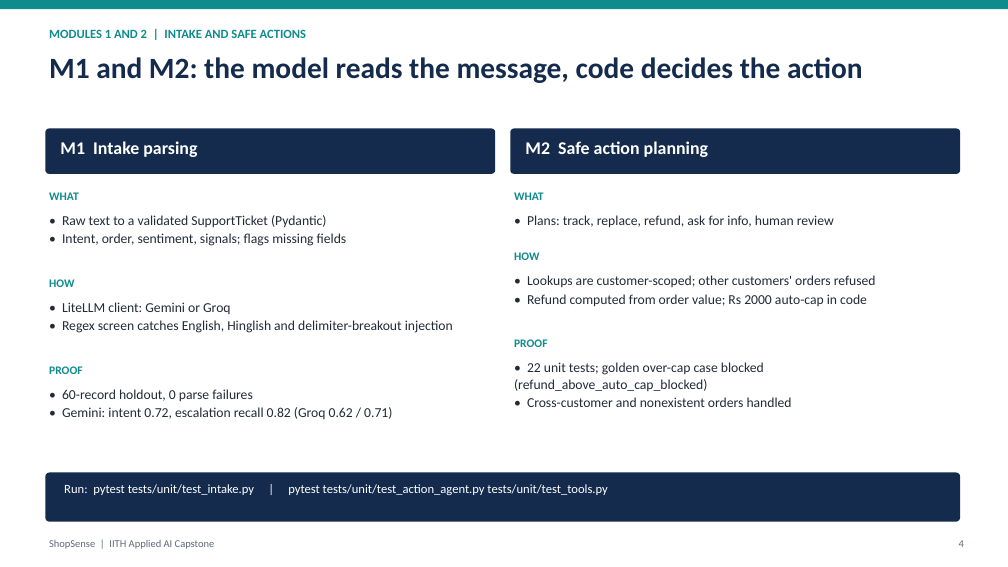
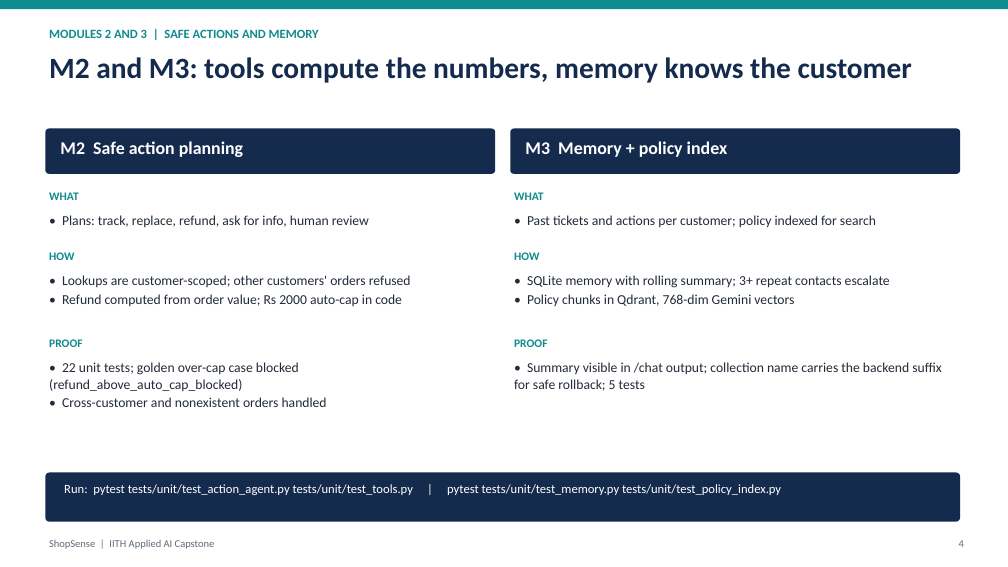
Before and after one commit to abhraj786/iith-ai-capstone-shopsense, a slide deck: slide 4 of docs/deck/iith-ai-capstone-shopsense.pptx. Drawn at 1008x567 pixels with LibreOffice and Linux fonts; fonts in the diff are those of the drawing. Boxes give left, top, right and bottom in pixels: in the first picture for what was removed or moved away, otherwise in the second. Text is boxed around its words. In the diff, an @@ line names an element or a change of style, - is before the commit and + after.

```diff
--- a/docs/deck/iith-ai-capstone-shopsense.pptx
+++ b/docs/deck/iith-ai-capstone-shopsense.pptx
@@ text at (49,29,319,38): text changed @@
-MODULES 1 AND 2 | INTAKE AND SAFE ACTIONS
+MODULES 2 AND 3 | SAFE ACTIONS AND MEMORY
@@ text at (49,57,912,83): text changed @@
-M1 and M2: the model reads the message, code decides the action
+M2 and M3: tools compute the numbers, memory knows the customer
@@ text at (60,141,243,157): text changed @@
-M1 Intake parsing
+M2 Safe action planning
@@ text at (525,141,728,157): text changed @@
-M2 Safe action planning
+M3 Memory + policy index
@@ text at (62,215,369,227): text changed @@
-• Raw text to a validated SupportTicket (Pydantic)
-• Intent, order, sentiment, signals; flags missing fields
+• Plans: track, replace, refund, ask for info, human review
@@ text at (527,215,876,227): text changed @@
-• Plans: track, replace, refund, ask for info, human review
+• Past tickets and actions per customer; policy indexed for search
@@ text "HOW": place and size @@
-text "HOW" at (49,279,74,287)
+text "HOW" at (49,252,74,260)
@@ text at (62,275,411,306): text changed @@
-• LiteLLM client: Gemini or Groq
-• Regex screen catches English, Hinglish and delimiter-breakout injection
+• Lookups are customer-scoped; other customers' orders refused
+• Refund computed from order value; Rs 2000 auto-cap in code
@@ text at (527,275,890,306): text changed @@
-• Lookups are customer-scoped; other customers' orders refused
-• Refund computed from order value; Rs 2000 auto-cap in code
+• SQLite memory with rolling summary; 3+ repeat contacts escalate
+• Policy chunks in Qdrant, 768-dim Gemini vectors
@@ text "PROOF": place and size @@
-text "PROOF" at (49,366,82,374)
+text "PROOF" at (49,339,82,347)
@@ text at (49,362,327,407): text changed @@
-• 60-record holdout, 0 parse failures
-• Gemini: intent 0.72, escalation recall 0.82 (Groq 0.62 / 0.71)
+• 22 unit tests; golden over-cap case blocked (refund_above_auto_cap_blocked)
+• Cross-customer and nonexistent orders handled
@@ text at (514,362,941,391): text changed @@
-• 22 unit tests; golden over-cap case blocked (refund_above_auto_cap_blocked)
-• Cross-customer and nonexistent orders handled
+• Summary visible in /chat output; collection name carries the backend suffix for safe rollback; 5 tests
@@ text at (64,484,781,495): text changed @@
-Run: pytest tests/unit/test_intake.py | pytest tests/unit/test_action_agent.py tests/unit/test_tools.py
+Run: pytest tests/unit/test_action_agent.py tests/unit/test_tools.py | pytest tests/unit/test_memory.py tests/unit/test_policy_index.py
```
Also in this commit, not shown: 3 other slides changed, 1 slide added, 1 slide removed, 2 other files.
